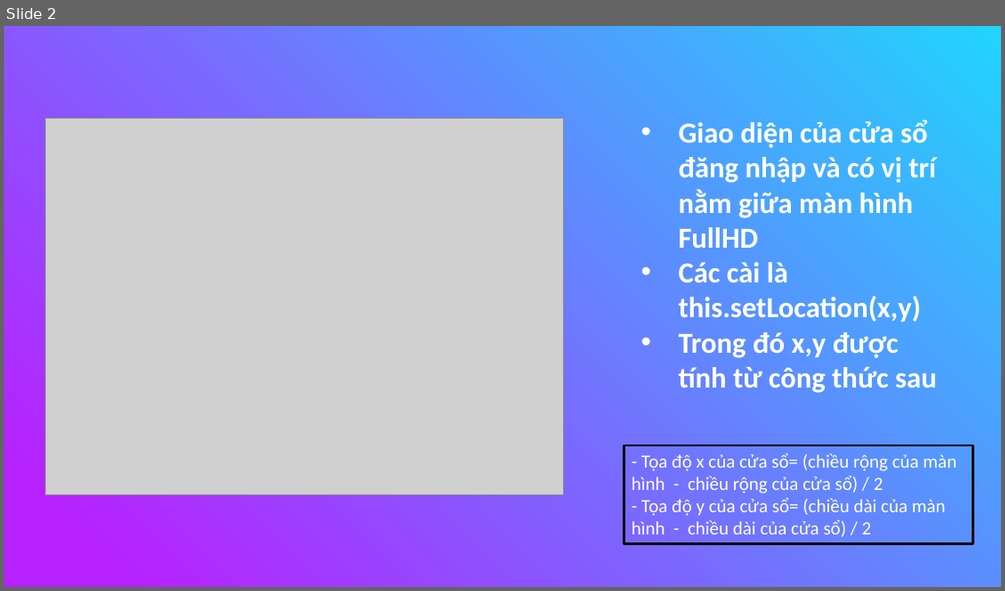
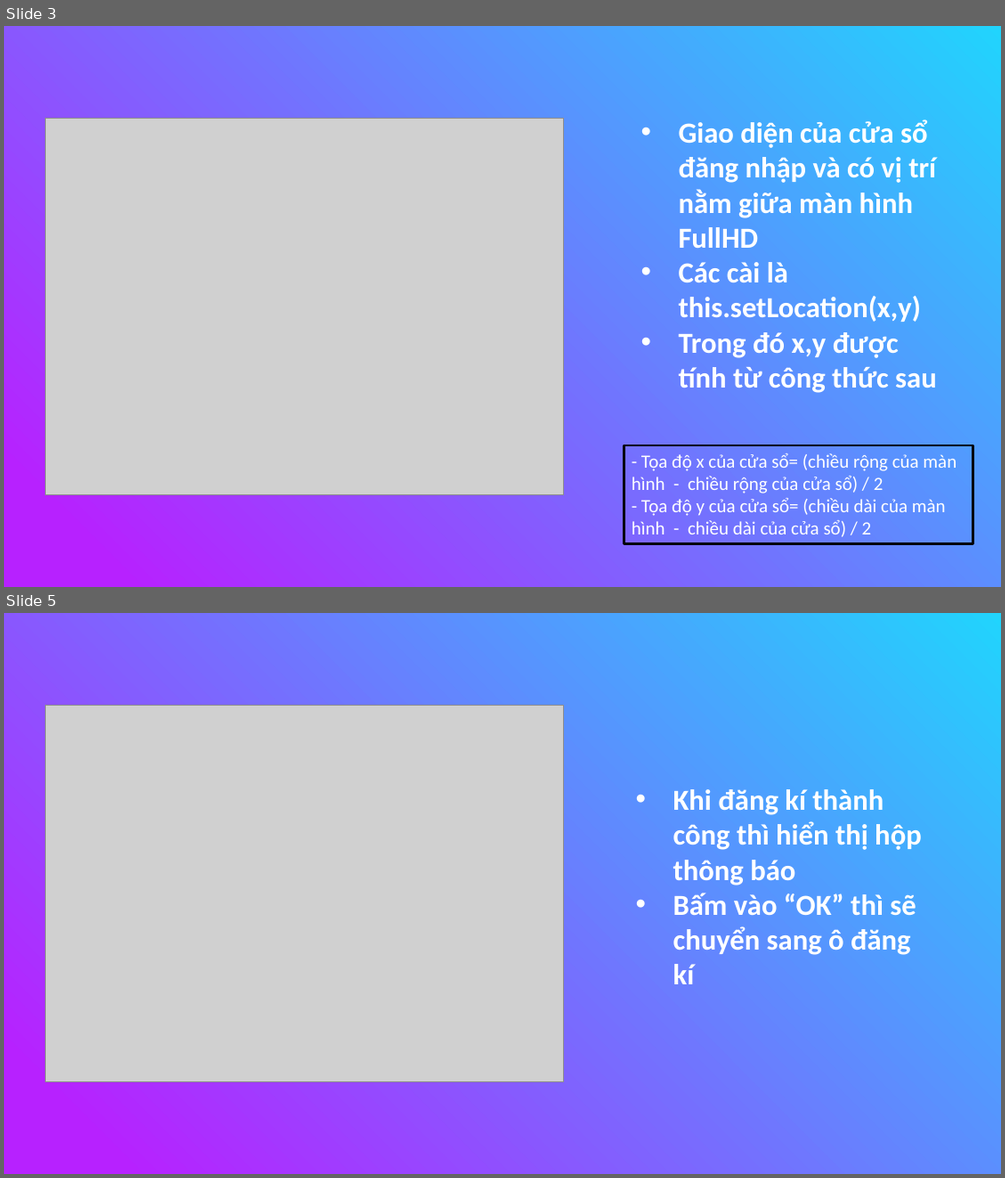
Before and after one commit to nguyenduydan/63133615_AndroidProgramming, a slide deck: KTGK_63133615/KTGK_63133615.pptx. Shown one above the other, each under a label of ours: slide 2 before the commit, slides 3 and 5 after it; the slides between them are not shown. The pictures are 1005x591 and 1005x1178 pixels, drawn with LibreOffice and Linux fonts; fonts in the diff are those of the drawing; grey boxes stand for pictures. Boxes give left, top, right and bottom in pixels: in the first picture for what was removed or moved away, otherwise in the second. Text is boxed around its words. In the diff, an @@ line names an element or a change of style, - is before the commit and + after.

```diff
--- a/KTGK_63133615/KTGK_63133615.pptx
+++ b/KTGK_63133615/KTGK_63133615.pptx
@@ slide 5 added at (4,613,1001,1174), background gradient #21D4FD to #B721FF @@
@@ picture added at (45,706,563,1082) @@
@@ text added at (673,789,922,984), 28 pt, text #FFFFFF, bold @@
+• Khi đăng kí thành công thì hiển thị hộp thông báo
+• Bấm vào “OK” thì sẽ chuyển sang ô đăng kí
@@ what was slide 2 is now slide 3 @@
```
Also in this commit, not shown: 10 other slides added.
